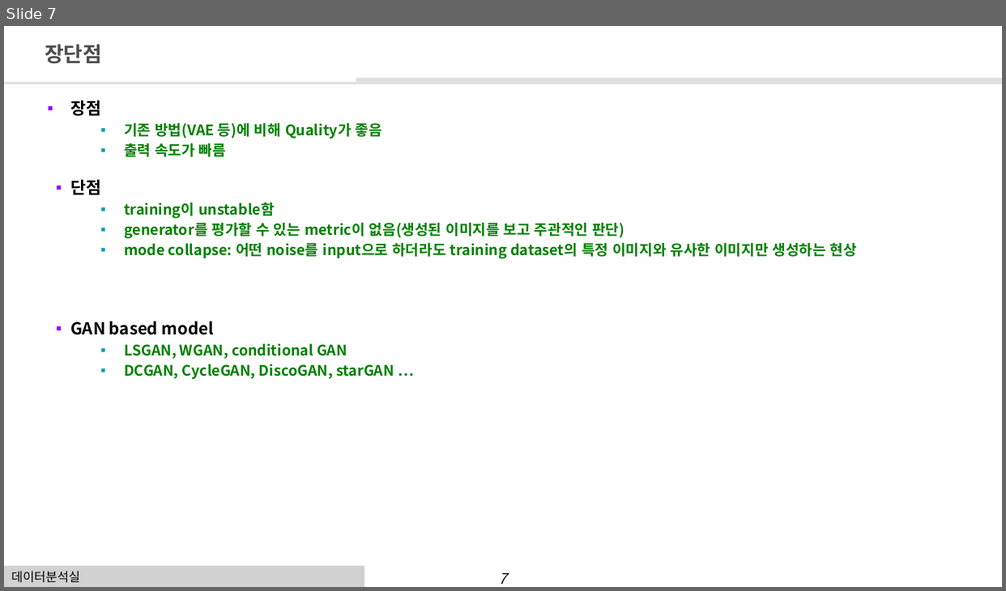
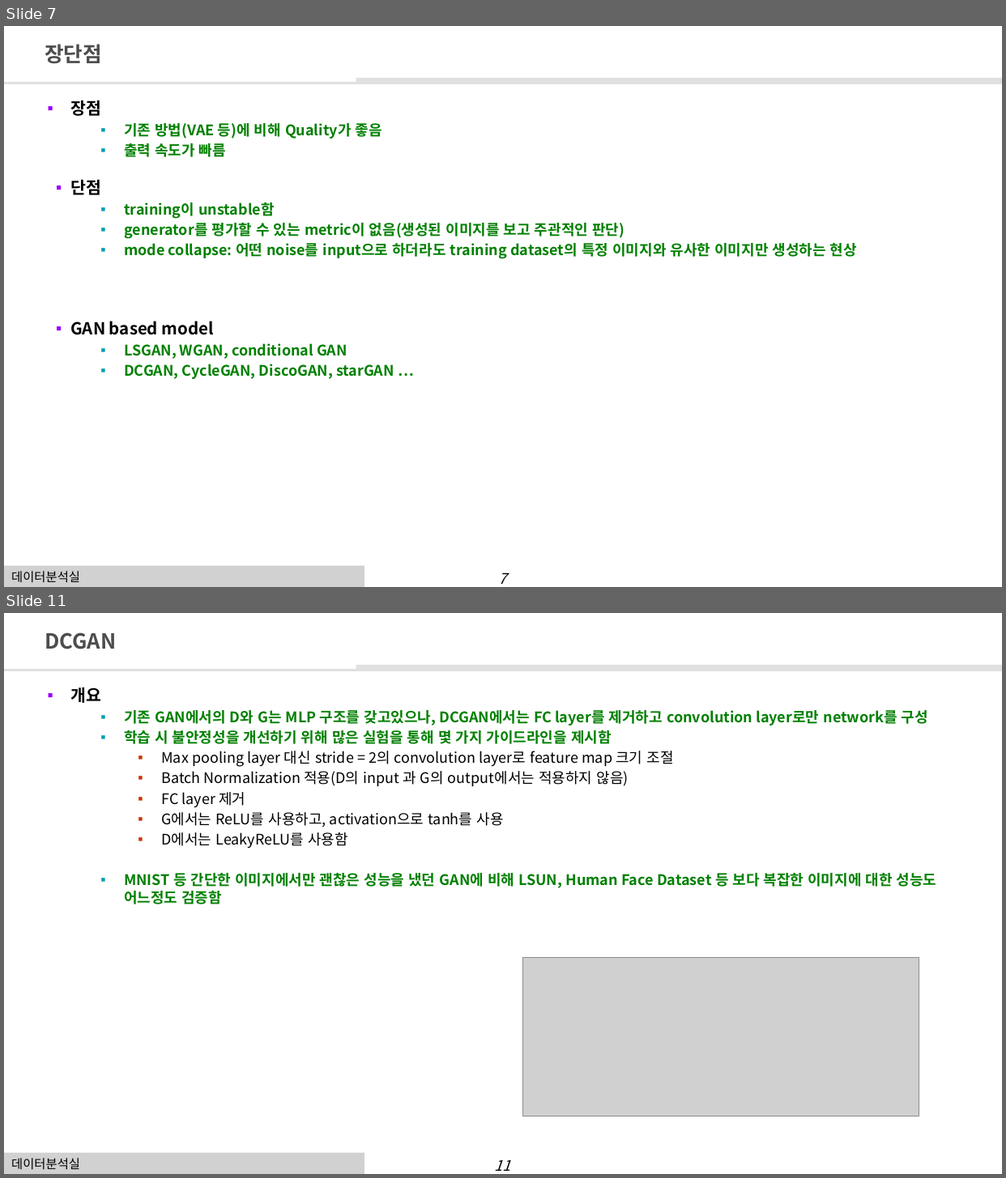
Before and after one commit to BeomSooKim/paper-summary, a slide deck: GAN.pptx. Shown one above the other, each under a label of ours: slide 7 before the commit, slides 7 and 11 after it; the slides between them are not shown. The pictures are 1006x591 and 1006x1178 pixels, drawn with LibreOffice and Linux fonts; fonts in the diff are those of the drawing; grey boxes stand for pictures; background and template pictures are left out. Boxes give left, top, right and bottom in pixels: in the first picture for what was removed or moved away, otherwise in the second. Text is boxed around its words. In the diff, an @@ line names an element or a change of style, - is before the commit and + after.

```diff
--- a/GAN.pptx
+++ b/GAN.pptx
@@ slide 11 added at box(4, 613, 1002, 1174), background #FFFFFF; not listed: 4 template elements that a slide beside it also shows @@
@@ title added at box(44, 632, 116, 649), 20 pt, text #4D4D4D, bold @@
+DCGAN
@@ text added at box(70, 687, 937, 905), 14 pt, text #008000, bold @@
+▪ 개요
+  ▪ 기존 GAN에서의 D와 G는 MLP 구조를 갖고있으나, DCGAN에서는 FC layer를 제거하고 convolution layer로만 network를 구성
+  ▪ 학습 시 불안정성을 개선하기 위해 많은 실험을 통해 몇 가지 가이드라인을 제시함
+    ▪ Max pooling layer 대신 stride = 2의 convolution layer로 feature map 크기 조절
+    ▪ Batch Normalization 적용(D의 input 과 G의 output에서는 적용하지 않음)
+    ▪ FC layer 제거
+    ▪ G에서는 ReLU를 사용하고, activation으로 tanh를 사용
+    ▪ D에서는 LeakyReLU를 사용함
+  ▪ MNIST 등 간단한 이미지에서만 괜찮은 성능을 냈던 GAN에 비해 LSUN, Human Face Dataset 등 보다 복잡한 이미지에 대한 성능도 어느정도 검증함
@@ picture added at box(522, 958, 918, 1117) @@
```
Also in this commit, not shown: 2 slides changed, 4 other slides added.
